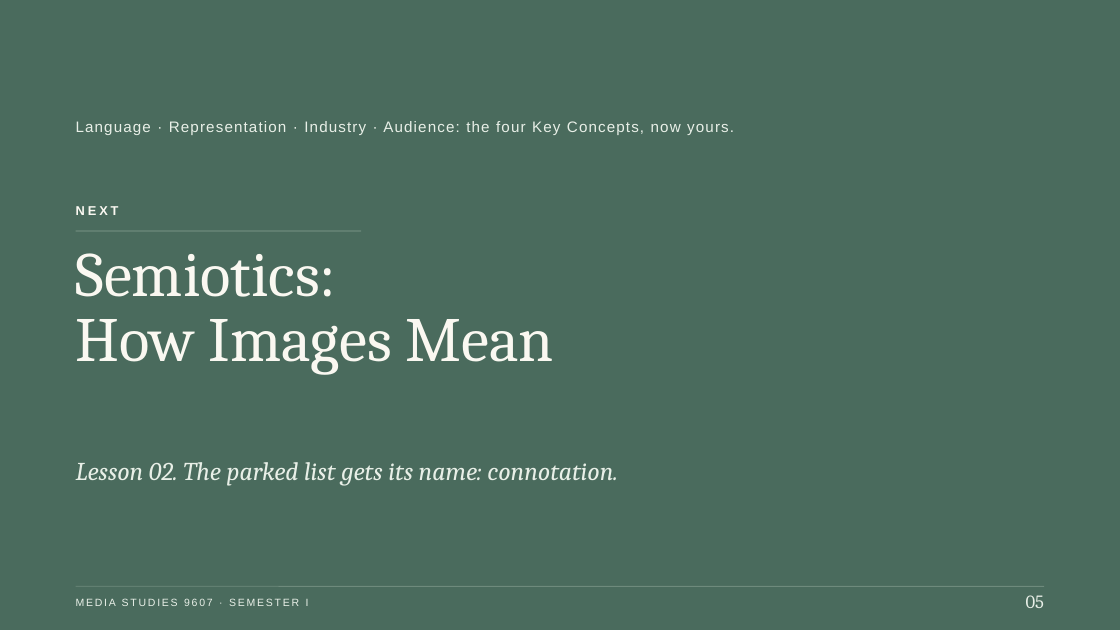
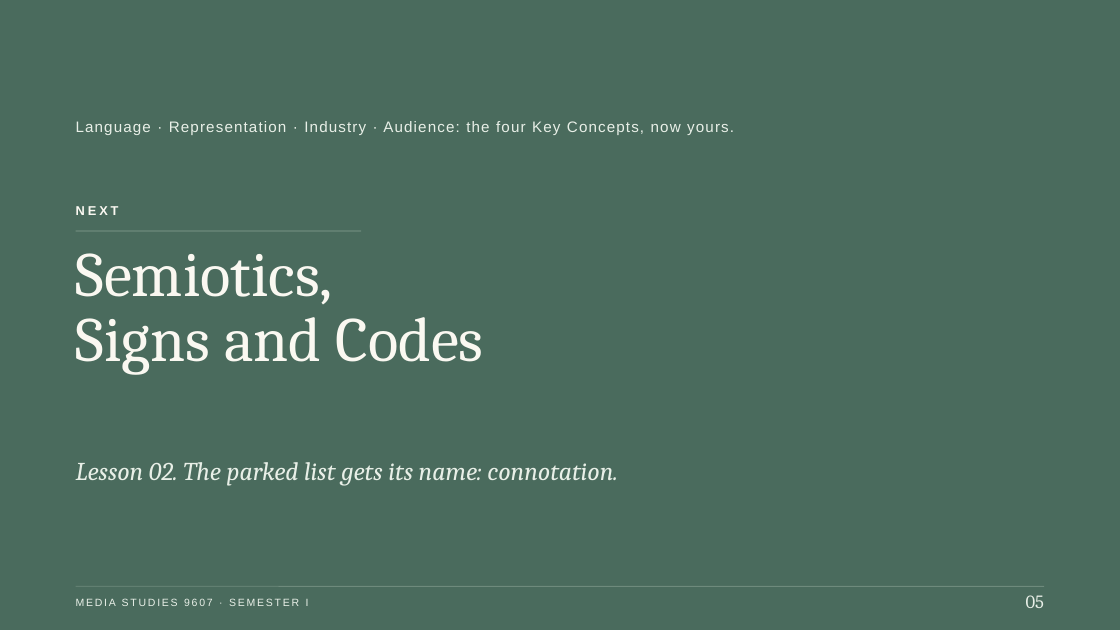
Before and after one commit to ohwowgreat/courses-site, a slide deck: slide 12 of content/decks/media-studies/media-studies-s1-lesson-01-the-four-key-concepts.pptx. Drawn at 1120x630 pixels with LibreOffice and Linux fonts; fonts in the diff are those of the drawing. Boxes give left, top, right and bottom in pixels: in the first picture for what was removed or moved away, otherwise in the second. Text is boxed around its words. In the diff, an @@ line names an element or a change of style, - is before the commit and + after.

```diff
--- a/content/decks/media-studies/media-studies-s1-lesson-01-the-four-key-concepts.pptx
+++ b/content/decks/media-studies/media-studies-s1-lesson-01-the-four-key-concepts.pptx
@@ text at [76, 253, 484, 375]: text changed @@
-Semiotics:
-How Images Mean
+Semiotics,
+Signs and Codes
```
Also in this commit, not shown: 1 other file.
